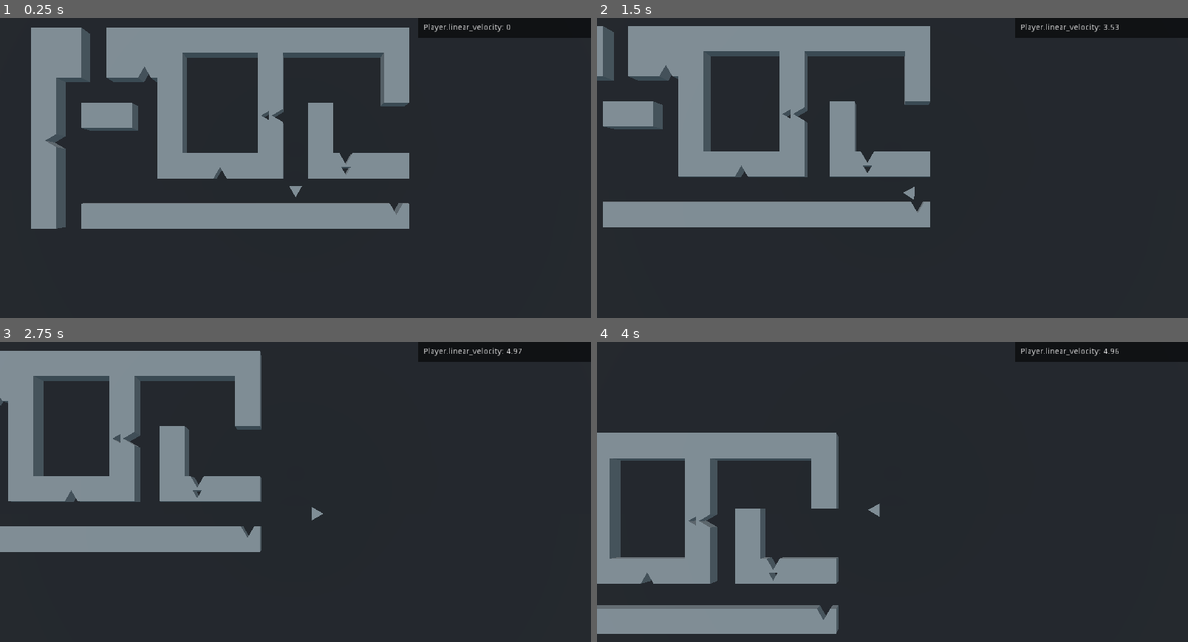
Above: before the commit, frames 1-4 (two rows, left to right).
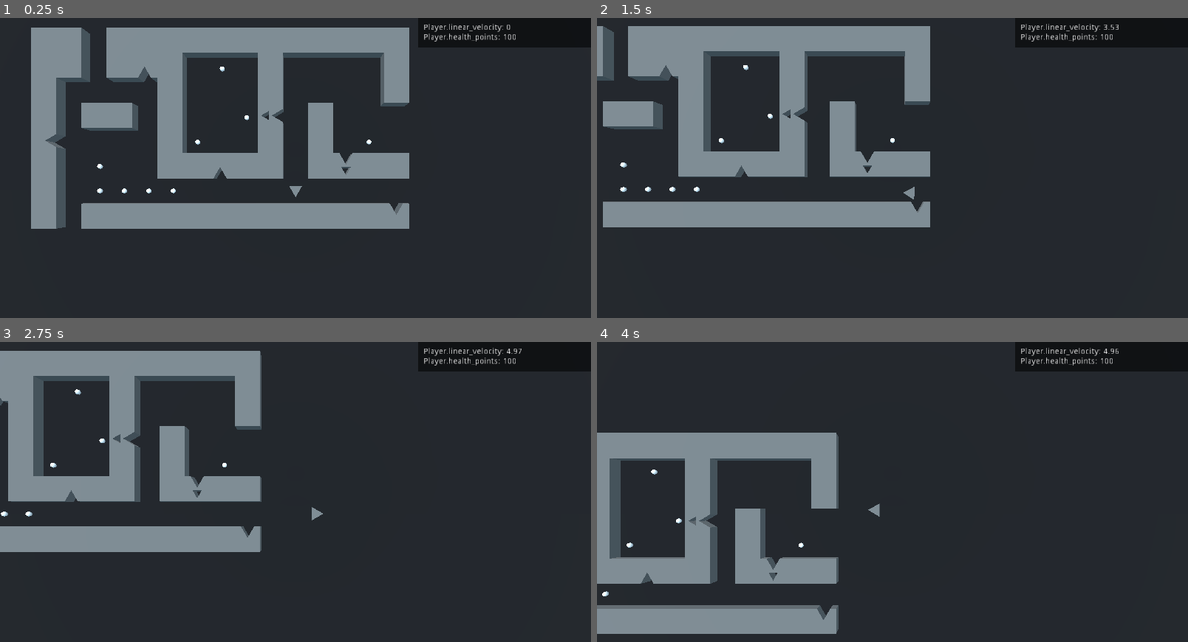
Above: after the commit, the same moments.

Repository: winston-yallow/primitives
Game: Godot game, scene res://levels/00_Test.tscn
Same seed, same stepped clock (60 frames per second), same inputs: the game is played once before the commit and once after it.
Inputs:
- Up to frame 1 (0.25 s): no input
- Up to frame 2 (1.5 s): tap Enter at 0.5 s; hold D (game_right) 0.53-1.28 s; hold Space (reappear) 0.53-1.28 s; hold S (game_backward) from 1.28 s (still down); tap Backspace at 1.35 s
- Up to frame 3 (2.75 s): release S (game_backward) at 2.03 s; hold D (game_right) from 2.03 s (still down); hold Space (reappear) from 2.03 s (still down)
- Up to frame 4 (4 s): release D (game_right) at 2.78 s; release Space (reappear) at 2.78 s; hold W (game_forward) 2.78-3.53 s; tap Backspace at 2.85 s; hold A (game_left) from 3.53 s (still down); hold Space (reappear) from 3.53 s (still down)

The runs differ from the first frame. In frame 1, 1.1% of the frame differs, in the area x 16-100%, y 5-59%; in frame 2, 1.1%, in the area x 3-100%, y 5-58%; in frame 3, 1.1%; in frame 4, 1.1%.

Commit message:
Implement dot behaviour

Diff:
--- a/game/levels/00_Test.tscn
+++ b/game/levels/00_Test.tscn
@@ -1,9 +1,10 @@
-[gd_scene load_steps=7 format=2]
+[gd_scene load_steps=8 format=2]
 
 [ext_resource path="res://obstructions/Wall.tscn" type="PackedScene" id=1]
 [ext_resource path="res://obstructions/Teleporter.tscn" type="PackedScene" id=2]
 [ext_resource path="res://obstructions/Hideout.tscn" type="PackedScene" id=3]
 [ext_resource path="res://player/Player.tscn" type="PackedScene" id=4]
+[ext_resource path="res://dots/Dot.tscn" type="PackedScene" id=5]
 
 [sub_resource type="PlaneMesh" id=1]
 size = Vector2( 100, 100 )
@@ -199,6 +200,35 @@
 
 [node name="Wall27" parent="Obstructions" instance=ExtResource( 1 )]
 transform = Transform( 1, 0, 0, 0, 1, 0, 0, 0, 1, 1, 0, 4 )
+
+[node name="Food" type="Spatial" parent="."]
+
+[node name="Area" parent="Food" instance=ExtResource( 5 )]
+transform = Transform( 1, 0, 0, 0, 1, 0, 0, 0, 1, 5, 0, 0 )
+
+[node name="Area2" parent="Food" instance=ExtResource( 5 )]
+transform = Transform( 1, 0, 0, 0, 1, 0, 0, 0, 1, 6, 0, 0 )
+
+[node name="Area3" parent="Food" instance=ExtResource( 5 )]
+transform = Transform( 1, 0, 0, 0, 1, 0, 0, 0, 1, 7, 0, 0 )
+
+[node name="Area4" parent="Food" instance=ExtResource( 5 )]
+transform = Transform( 1, 0, 0, 0, 1, 0, 0, 0, 1, 8, 0, 0 )
+
+[node name="Area5" parent="Food" instance=ExtResource( 5 )]
+transform = Transform( 1, 0, 0, 0, 1, 0, 0, 0, 1, 8, 0, 1 )
+
+[node name="Area6" parent="Food" instance=ExtResource( 5 )]
+transform = Transform( 1, 0, 0, 0, 1, 0, 0, 0, 1, 4, 0, 2 )
+
+[node name="Area7" parent="Food" instance=ExtResource( 5 )]
+transform = Transform( 1, 0, 0, 0, 1, 0, 0, 0, 1, 3, 0, 5 )
+
+[node name="Area8" parent="Food" instance=ExtResource( 5 )]
+transform = Transform( 1, 0, 0, 0, 1, 0, 0, 0, 1, 2, 0, 3 )
+
+[node name="Area9" parent="Food" instance=ExtResource( 5 )]
+transform = Transform( 1, 0, 0, 0, 1, 0, 0, 0, 1, -3, 0, 2 )
 
 [node name="DirectionalLight" type="DirectionalLight" parent="."]
 transform = Transform( 0.866025, -0.433013, 0.25, 0, 0.5, 0.866025, -0.5, -0.75, 0.433013, 0, 10, 0 )
--- a/game/player/Player.gd
+++ b/game/player/Player.gd
@@ -19,6 +19,10 @@
 export var attach_angle := PI / 1.7
 export var detach_angle := PI / 1.85
 
+var health_points := 100.0 setget _set_health_points, _get_health_points
+var health_per_dot := 10.0
+var health_decrease_rate := -0.0  # TODO: Decide if/how much time decreases over time
+
 var current_state: int = STATE.NORMAL
 
 var cached_input_direction := Vector3.FORWARD  # Ensured to be never (0, 0, 0)
@@ -44,6 +48,9 @@
     DevTools.add_remote_value(
         RemoteProp.new(self, 'linear_velocity', ['length', 'round'])
     )
+    DevTools.add_remote_value(
+        RemoteProp.new(self, 'health_points', ['round'])
+    )
 
 
 func _input(event: InputEvent) -> void:
@@ -59,6 +66,10 @@
 
         elif current_state == STATE.TRANSITION_IN:
             detach_requested = true
+
+
+func _process(delta: float) -> void:
+    change_health_points(health_decrease_rate * delta)
 
 
 func _integrate_forces(state: PhysicsDirectBodyState) -> void:
@@ -164,9 +175,24 @@
     return true
 
 
+func _set_health_points(new_value: float) -> void:
+    health_points = clamp(new_value, 0.0, 100.0)
+
+
+func _get_health_points() -> float:
+    return clamp(health_points, 0.0, 100.0)
+
+
+func change_health_points(amount: float) -> void:
+    health_points = clamp(health_points + amount, 0.0, 100.0)
+
+
 func on_detection_found(other: Area):
     if other is MagneticPlayerSpot:
         detected_spots.append(other)
+    elif other is Dot:
+        other.eat()
+        change_health_points(health_per_dot)
 
 
 func on_detection_lost(other: Area):
Not shown: 2 places in game/player/Player.tscn that only renumber resources
